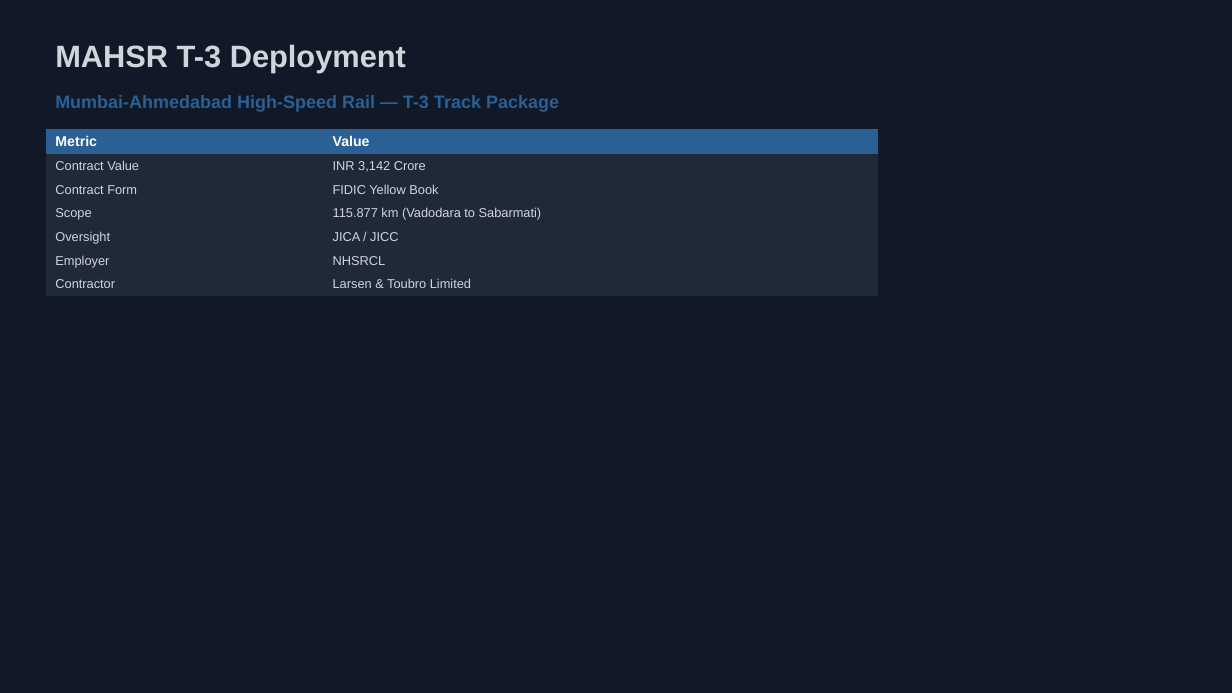
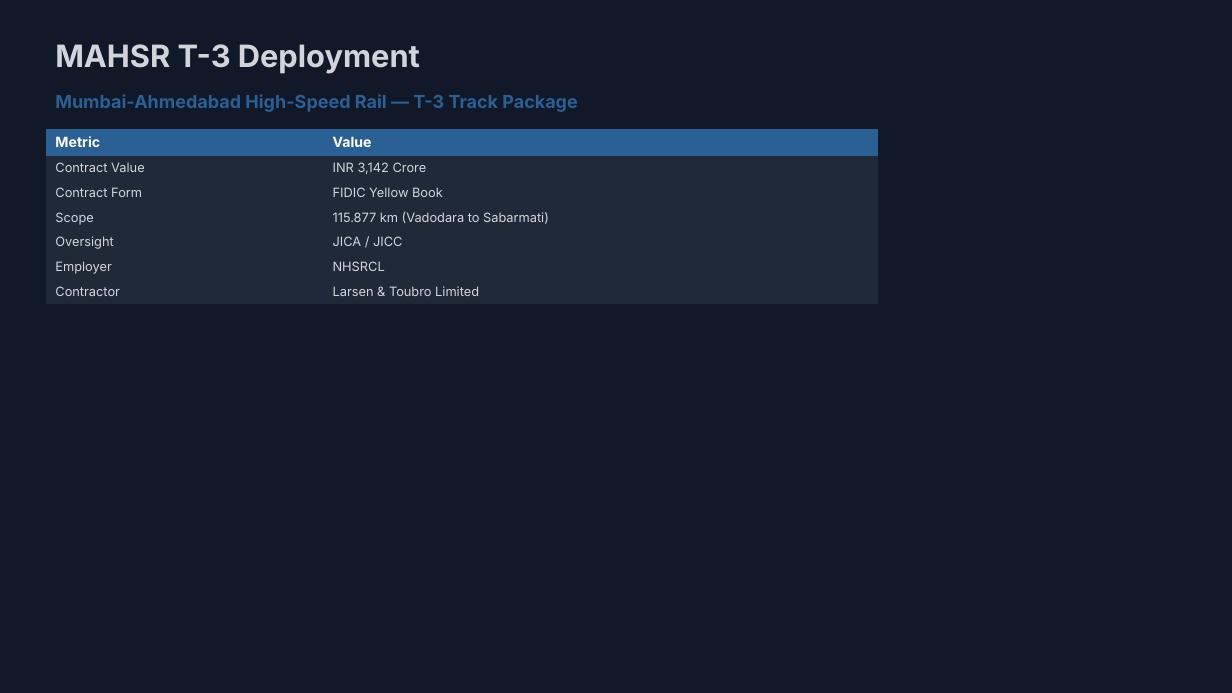
Before and after one commit to samantanayak-code/inframind-ai-website, a slide deck: slide 4 of public/downloads/capability-statement.pptx. Drawn at 1232x693 pixels with LibreOffice and Linux fonts; fonts in the diff are those of the drawing. Boxes give left, top, right and bottom in pixels: in the first picture for what was removed or moved away, otherwise in the second. Text is boxed around its words. In the diff, an @@ line names an element or a change of style, - is before the commit and + after.

```diff
--- a/public/downloads/capability-statement.pptx
+++ b/public/downloads/capability-statement.pptx
@@ text "MAHSR T-3 Deployment" at (55, 44, 420, 74): font Arial to Inter @@
@@ text "Mumbai-Ahmedabad High-Speed Rail — T-3 ..." at (55, 94, 577, 112): font Arial to Inter @@
@@ table at (46, 129, 878, 300) @@
@@ font Arial to Inter @@
```
Also in this commit, not shown: 5 other slides changed, 31 other files.
